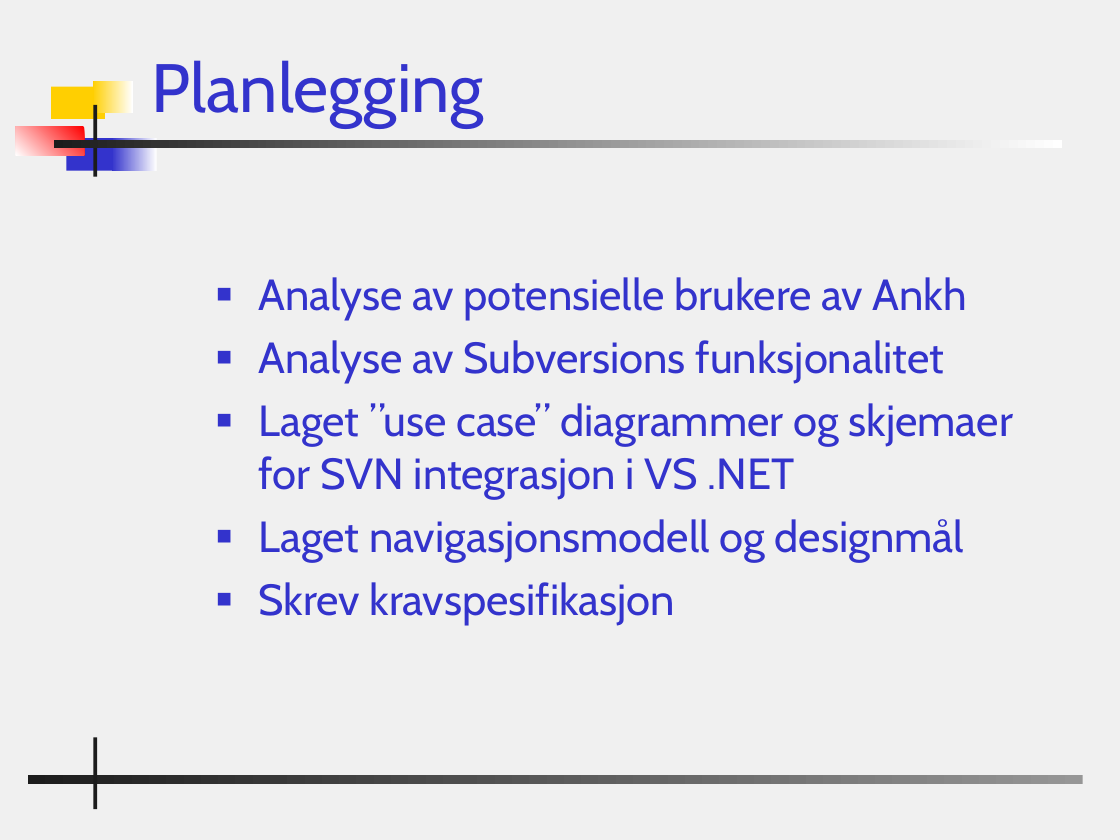
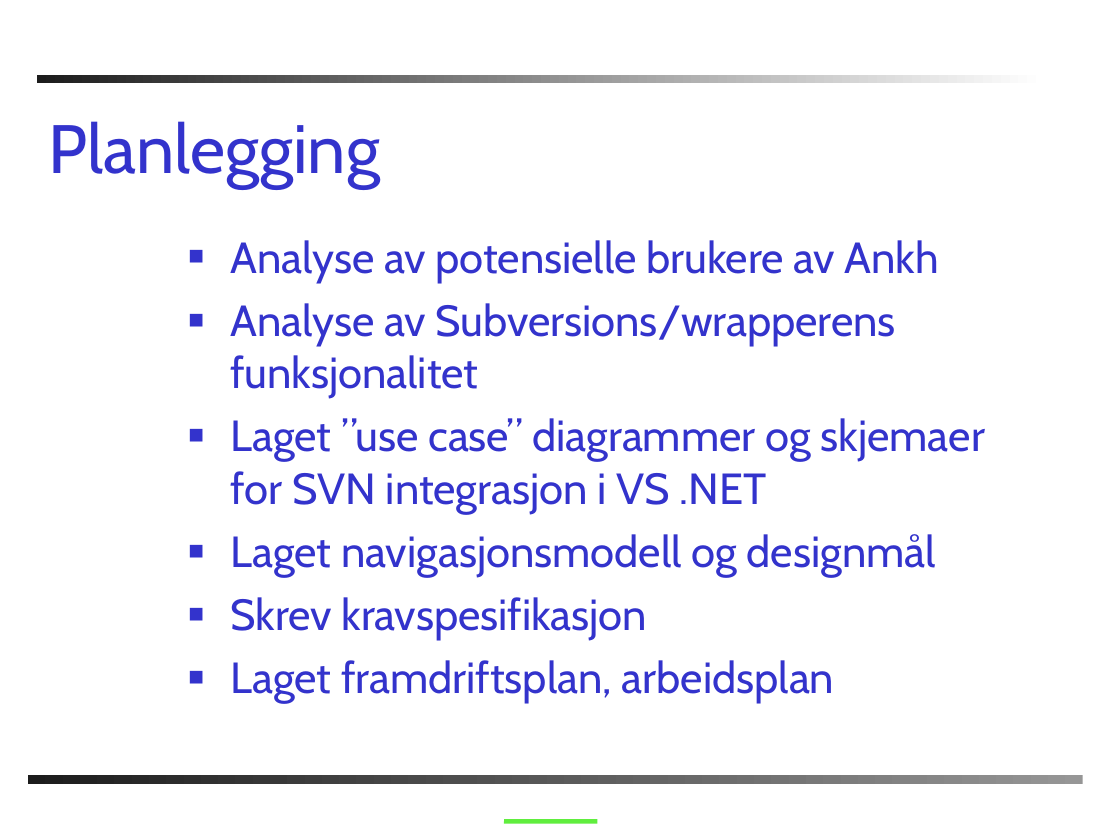
Before and after one commit to chucker/AnkhSVN, a slide deck: slide 16 of doc/powerpoint/Subversion_addin_for_VS.NET.ppt (slide 17 before the commit). Drawn at 1120x840 pixels with LibreOffice and Linux fonts; fonts in the diff are those of the drawing; background and template pictures are left out. Boxes give left, top, right and bottom in pixels: in the first picture for what was removed or moved away, otherwise in the second. Text is boxed around its words. In the diff, an @@ line names an element or a change of style, - is before the commit and + after.

```diff
--- a/doc/powerpoint/Subversion_addin_for_VS.NET.ppt
+++ b/doc/powerpoint/Subversion_addin_for_VS.NET.ppt
@@ background #F0F0F0 to #FFFFFF @@
@@ rectangle: place and size @@
-rectangle at [54,140,1062,149]
+rectangle at [37,75,1045,84]
@@ rectangle removed at [52,86,105,119] @@
@@ rectangle removed at [93,81,133,113] @@
@@ title "Planlegging": place and size @@
-title "Planlegging" at [152,60,484,127]
+title "Planlegging" at [48,121,380,189]
@@ rectangle removed at [93,105,96,177] @@
@@ rectangle removed at [16,127,84,156] @@
@@ rectangle removed at [66,138,118,170] @@
@@ rectangle removed at [112,138,157,170] @@
@@ text "Analyse av potensielle brukere av ...": place and size @@
-text "Analyse av potensielle brukere av ..." at [258,277,1013,626]
+text "Analyse av potensielle brukere av ..." at [230,240,985,704]
@@ text at [230,303,896,399]: text changed @@
-■ Analyse av Subversions funksjonalitet
+■ Analyse av Subversions/wrapperens funksjonalitet
@@ text at [230,660,834,704]: paragraph added @@
+■ Laget framdriftsplan, arbeidsplan
@@ rectangle removed at [93,737,96,809] @@
@@ line added from (504, 821) to (597, 821), #60EE3E 3 pt @@
```
Also in this commit, not shown: 22 other slides changed, 1 slide added, 1 slide removed.
